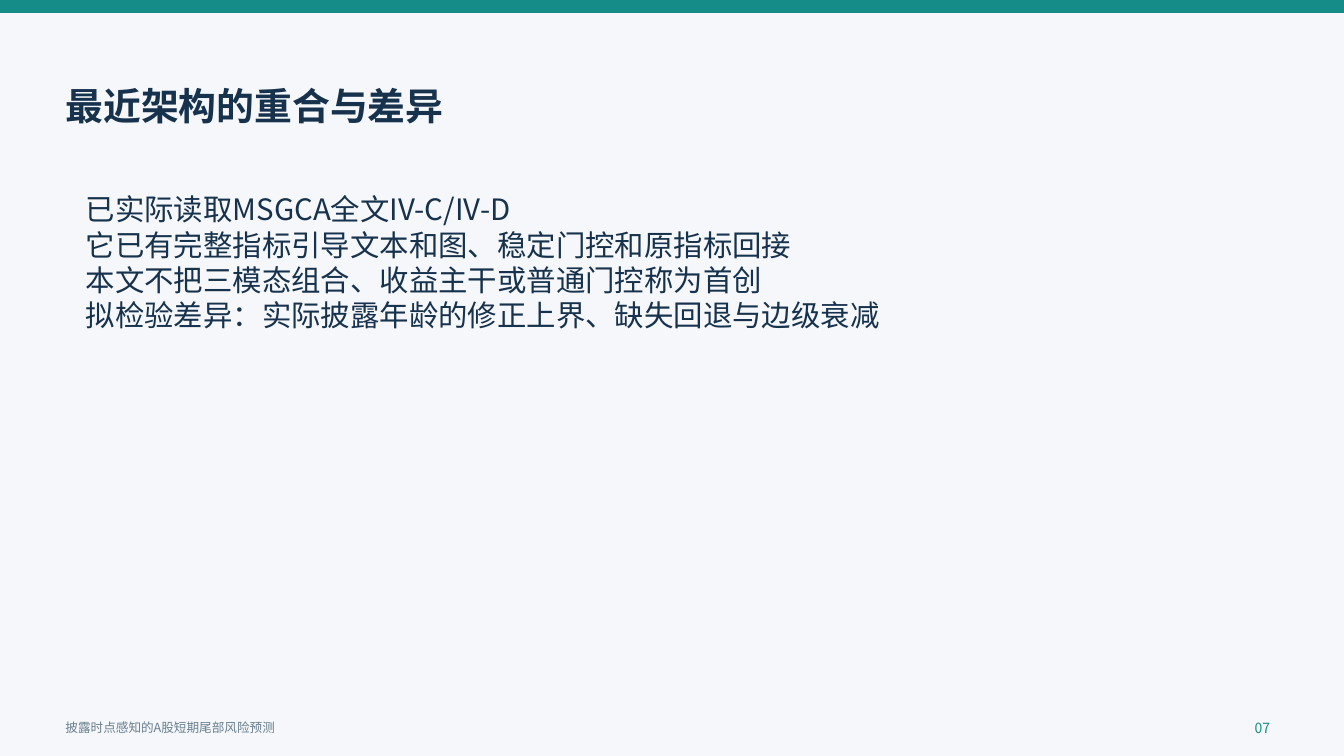
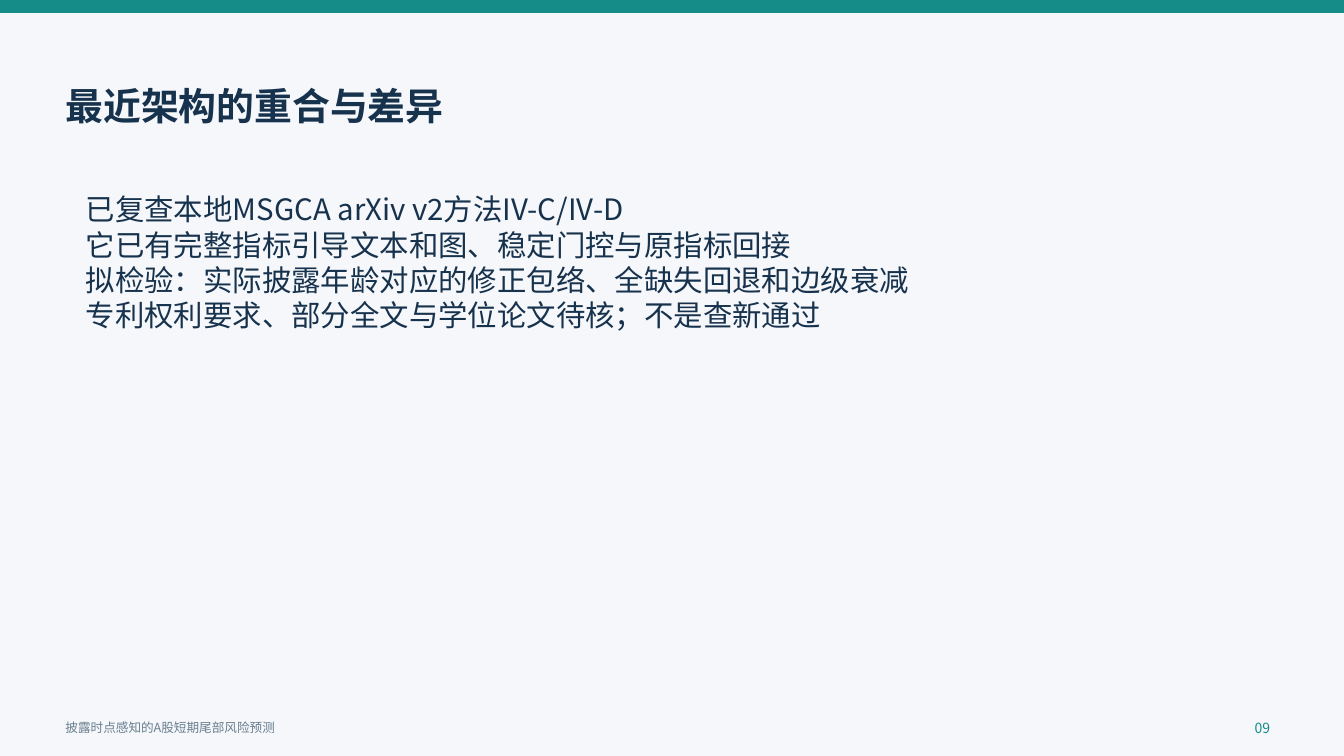
Before and after one commit to QiuKunYuan/llm-event-tail-risk-, a slide deck: slide 9 of docs/开题报告/开题答辩汇报.pptx (slide 7 before the commit). Drawn at 1344x756 pixels with LibreOffice and Linux fonts; fonts in the diff are those of the drawing. Boxes give left, top, right and bottom in pixels: in the first picture for what was removed or moved away, otherwise in the second. Text is boxed around its words. In the diff, an @@ line names an element or a change of style, - is before the commit and + after.

```diff
--- a/docs/开题报告/开题答辩汇报.pptx
+++ b/docs/开题报告/开题答辩汇报.pptx
@@ text at [86, 195, 909, 331]: text changed @@
-已实际读取MSGCA全文IV-C/IV-D
-它已有完整指标引导文本和图、稳定门控和原指标回接
-本文不把三模态组合、收益主干或普通门控称为首创
-拟检验差异：实际披露年龄的修正上界、缺失回退与边级衰减
+已复查本地MSGCA arXiv v2方法IV-C/IV-D
+它已有完整指标引导文本和图、稳定门控与原指标回接
+拟检验：实际披露年龄对应的修正包络、全缺失回退和边级衰减
+专利权利要求、部分全文与学位论文待核；不是查新通过
@@ text at [1255, 722, 1271, 733]: text changed @@
-07
+09
```
Also in this commit, not shown: 19 other slides changed, 4 slides added, 36 other files.
